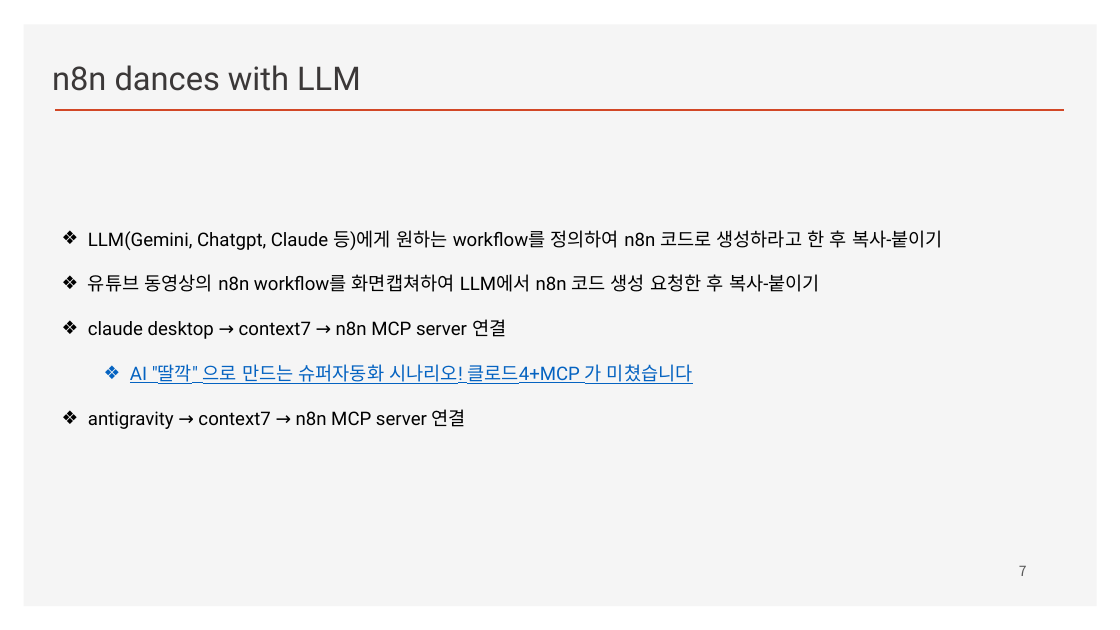
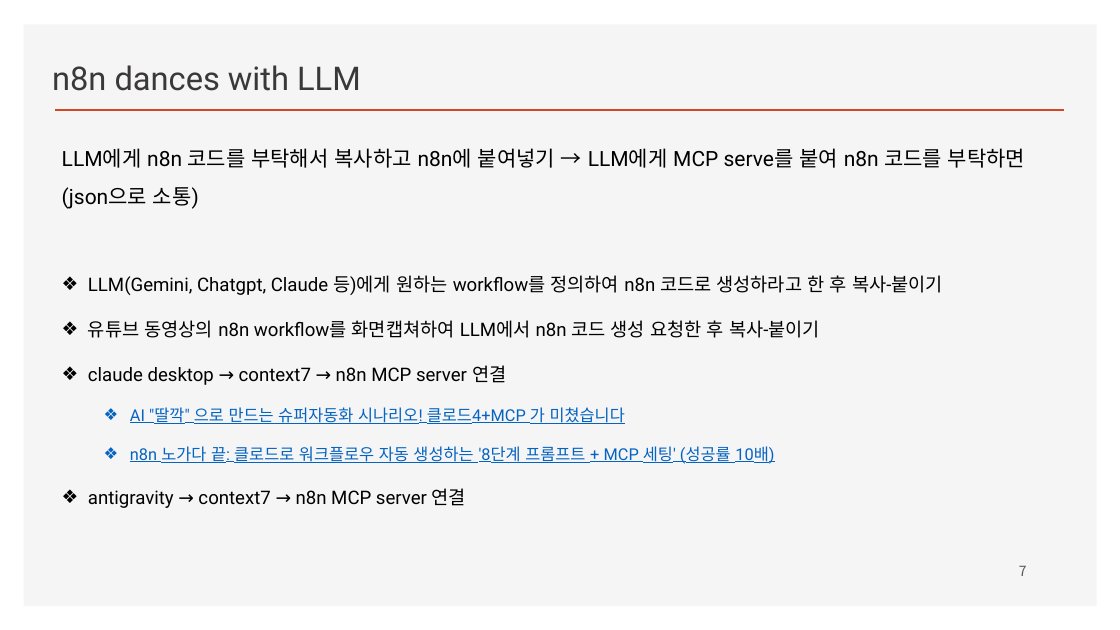
Before and after one commit to ancestor9/2026_Fall_Workflow-with-AI-Agent, a slide deck: slide 7 of n8n.pptx. Drawn at 1120x630 pixels with LibreOffice and Linux fonts; fonts in the diff are those of the drawing; background and template pictures are left out. Boxes give left, top, right and bottom in pixels: in the first picture for what was removed or moved away, otherwise in the second. Text is boxed around its words. In the diff, an @@ line names an element or a change of style, - is before the commit and + after.

```diff
--- a/n8n.pptx
+++ b/n8n.pptx
@@ text added at (62, 148, 1025, 209), 18 pt, text #000000 @@
+LLM에게 n8n 코드를 부탁해서 복사하고 n8n에 붙여넣기 → LLM에게 MCP serve를 붙여 n8n 코드를 부탁하면 (json으로 소통)
@@ text "LLM(Gemini, Chatgpt, Claude 등)에게 원하는 ...": place and size @@
-text "LLM(Gemini, Chatgpt, Claude 등)에게 원하는 ..." at (88, 230, 943, 429)
+text "LLM(Gemini, Chatgpt, Claude 등)에게 원하는 ..." at (88, 275, 943, 508)
@@ text at (130, 407, 625, 424): size 16 to 14 pt in "AI "딸깍" 으로 만드는 슈퍼자동화 시나리오! 클로드4+MCP ..." @@
@@ text at (130, 446, 774, 464): paragraph added @@
+  ❖ n8n 노가다 끝: 클로드로 워크플로우 자동 생성하는 '8단계 프롬프트 + MCP 세팅' (성공률 10배)
```
